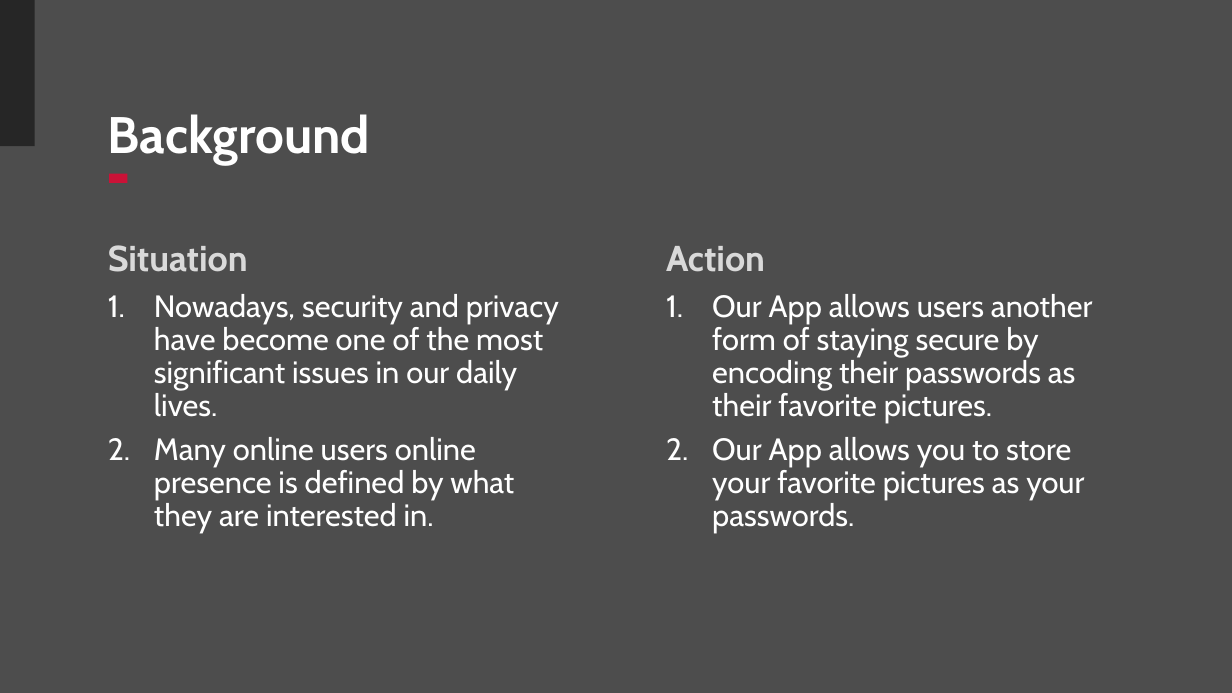
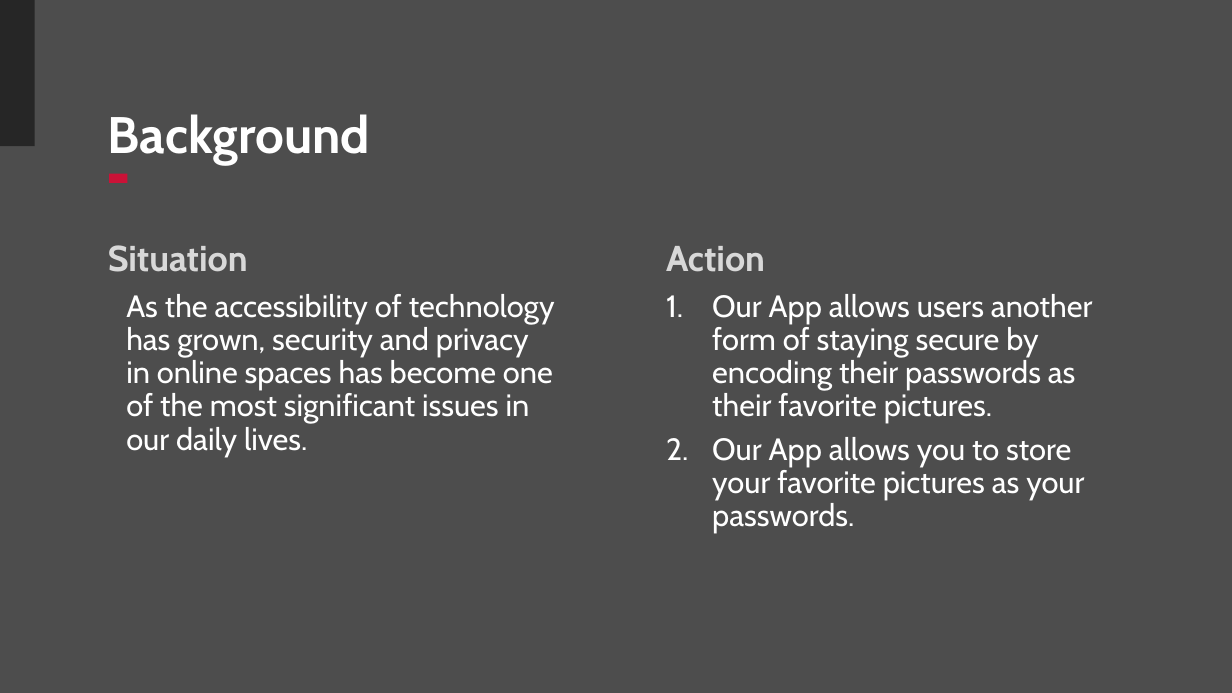
Before and after one commit to nhannguyen111/Steganography-Image-Password, a slide deck: slide 2 of Hackathon 2025 IMGPASS.pptx. Drawn at 1232x693 pixels with LibreOffice and Linux fonts; fonts in the diff are those of the drawing; background and template pictures are left out. Boxes give left, top, right and bottom in pixels: in the first picture for what was removed or moved away, otherwise in the second. Text is boxed around its words. In the diff, an @@ line names an element or a change of style, - is before the commit and + after.

Commit message:
Updated ppt

```diff
--- a/Hackathon 2025 IMGPASS.pptx
+++ b/Hackathon 2025 IMGPASS.pptx
@@ text at (x1=126, y1=294, x2=555, y2=456): text changed @@
-1. Nowadays, security and privacy have become one of the most significant issues in our daily lives.
-2. Many online users online presence is defined by what they are interested in.
+As the accessibility of technology has grown, security and privacy in online spaces has become one of the most significant issues in our daily lives.
```
Also in this commit, not shown: 8 slides added, 5 slides removed, 1 other file.
